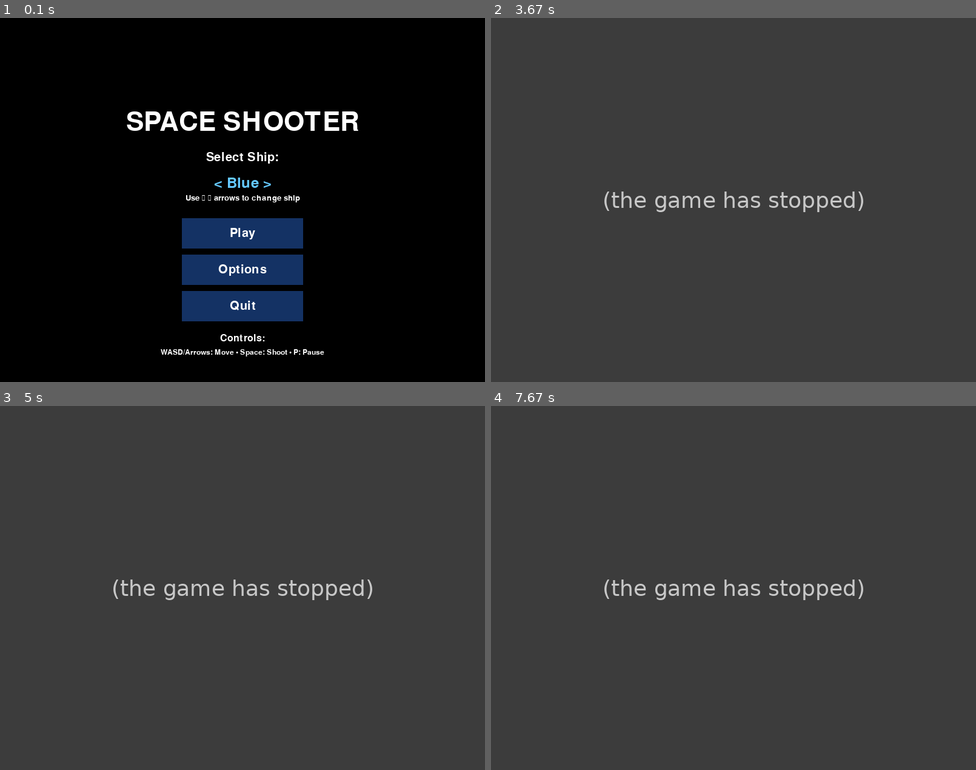
Above: before the commit, frames 1-4 (two rows, left to right).
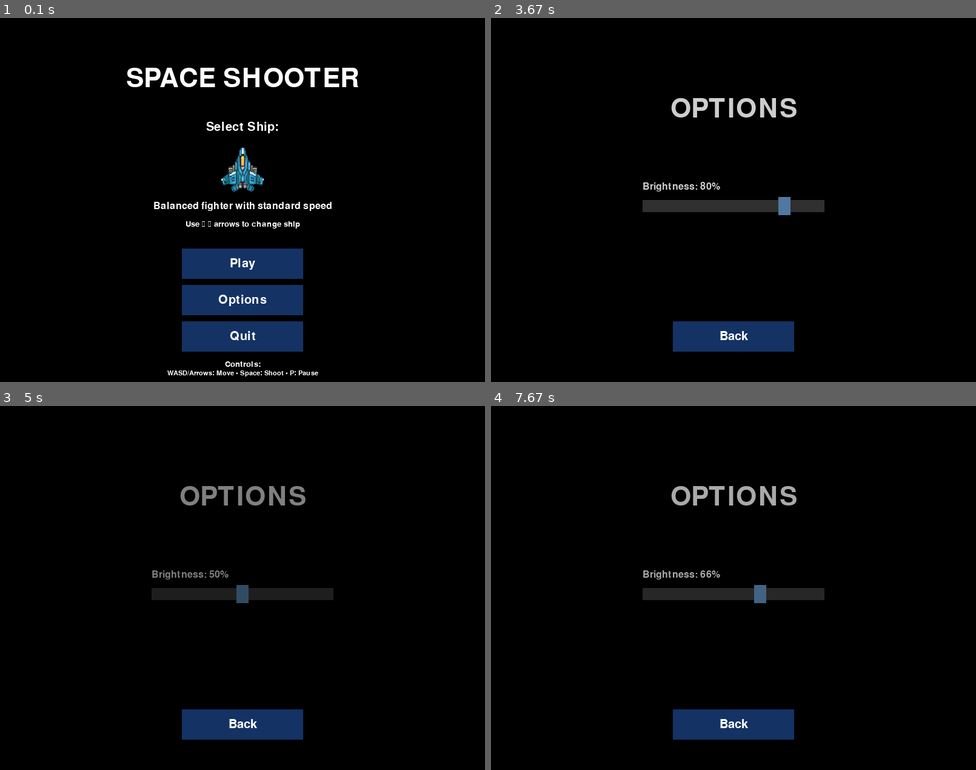
Above: after the commit, the same moments.

Repository: GIGA-IFITS/PyGame_LBE25_Full
Game: pygame game, started from game.py
Two runs of this game, one before a commit and one after it. Both use one fixed random seed, a clock stepped at 60 frames per second and the inputs below.
Inputs (mouse positions are in pixels of both pictures, inside the frame that each line leads up to):
- Up to frame 1 (0.1 s): no input
- Up to frame 2 (3.67 s): click "Play" at 0.38 s; hold Right 0.67-1.13 s; move the mouse to (617, 185) at 0.7 s; hold Up 1.17-1.47 s; tap Space at 1.23, 1.57, 1.87, 2.07, 2.37, 2.63 s; hold Right 1.5-1.97 s; hold Left 2-2.53 s; hold Down 2.57-2.87 s; press the mouse at (621, 247) at 2.93 s; move the mouse to (646, 196) at 3.03 s; release the mouse at (675, 149) at 3.17 s; tap X at 3.23 s; press the mouse at (733, 301) at 3.6 s
- Up to frame 3 (5 s): move the mouse to (334, 653) at 3.7 s; release the mouse at (426, 617) at 3.83 s; press the mouse at (242, 689) at 3.93 s; move the mouse to (164, 598) at 4.03 s; release the mouse at (87, 507) at 4.17 s; press the mouse at (242, 595) at 4.27 s; move the mouse to (184, 653) at 4.37 s; release the mouse at (130, 711) at 4.5 s
- Up to frame 4 (7.67 s): press the mouse at (733, 595) at 7.5 s; move the mouse to (762, 588) at 7.6 s

The runs differ from the first frame. In frame 1, 11% of the frame differs, in the area x 26-74%, y 13-99%; in frame 2, 99%; in frame 3, 100%, in the area x 0-100%, y 0-100%; in frame 4, 99%.
Before the commit the program exited at 3.6 s; later frames show no game.

Commit message:
ini ternyata blom sih

Diff:
--- a/menu.py
+++ b/menu.py
@@ -1,5 +1,6 @@
 import pygame
 import sys
+import os
 
 # -- Constants --
 HEIGHT = 600
@@ -18,11 +19,45 @@
     'brightness': 0.8  # 0.0 to 1.0
 }
 
+# -- Ship Animation Class --
+class ShipDisplay:
+    def __init__(self, ship_animations):
+        self.ship_animations = ship_animations  # List of animation frames per ship
+        self.animation_offset = 0
+        self.animation_speed = 0.08
+        self.animation_direction = 1
+        self.max_offset = 15
+
+        # Frame animation
+        self.frame_index = 0
+        self.frame_timer = 0
+        self.frame_speed = 10  # Frames per second untuk animasi
+
+    def update(self):
+        # Update animasi gerak kanan-kiri
+        self.animation_offset += self.animation_speed * self.animation_direction
+        if self.animation_offset >= self.max_offset or self.animation_offset <= -self.max_offset:
+            self.animation_direction *= -1
+
+        # Update frame animasi
+        self.frame_timer += 1
+        if self.frame_timer >= self.frame_speed:
+            self.frame_timer = 0
+            if len(self.ship_animations) > 0 and len(self.ship_animations[0]) > 0:
+                self.frame_index = (self.frame_index + 1) % len(self.ship_animations[0])
+
+    def draw(self, surface, ship_type, x, y):
+        # Gambar ship dengan offset animasi dan frame animasi
+        if ship_type < len(self.ship_animations) and len(self.ship_animations[ship_type]) > 0:
+            ship_img = self.ship_animations[ship_type][self.frame_index]
+            ship_rect = ship_img.get_rect(center=(x + self.animation_offset, y))
+            surface.blit(ship_img, ship_rect)
+
 # -- Utility Functions --
 def draw_text(surface, text, size, x, y, color=WHITE):
     font = pygame.font.Font(None, size)
     text_surface = font.render(text, True, color)
-    text_rect = text_surface.get_rect(midtop=(x, y))
+    text_rect = text_surface.get_rect(center=(x, y))
     surface.blit(text_surface, text_rect)
 
 def draw_slider(surface, x, y, width, height, value, label):
@@ -53,24 +88,6 @@
     return new_value
 
 def draw_button(surface, text, x, y, width, height):
-    mouse_pos = pygame.mouse.get_pos()
-    click = pygame.mouse.get_pressed()[0]
-
-    rect = pygame.Rect(x, y, width, height)
-    on_button = rect.collidepoint(mouse_pos)
-
-    if on_button:
-        pygame.draw.rect(surface, BUTTON_ACTIVE_COLOR, rect)
-        if click:
-            return True
-    else:
-        pygame.draw.rect(surface, BUTTON_INACTIVE_COLOR, rect)
-
-    font = pygame.font.Font(None, 30)
-    text_surface = font.render(text, True, WHITE)
-    text_rect = text_surface.get_rect(center=rect.center)
-    surface.blit(text_surface, text_rect)
-    return False
     mouse_pos = pygame.mouse.get_pos()
     click = pygame.mouse.get_pressed()[0]
 
@@ -129,8 +146,32 @@
 
 # -- Main Menu Loop --
 def menu_loop(screen, clock):
-    selected_ship = 0  # 0=Blue, 1=Red
+    # Load ship animations (frame 1, 2, 3)
+    assets_folder = "Assets"
+    game_assets_folder = os.path.join(assets_folder, "PixelSpaceRage", "256px")
+
+    ship_animations = []
     ship_names = ['Blue', 'Red']
+    ship_prefixes = ['PlayerBlue_Frame_', 'PlayerRed_Frame_']
+
+    # Load ship animation frames
+    for prefix in ship_prefixes:
+        frames = []
+        for frame_num in ['01', '02', '03']:
+            try:
+                img_path = os.path.join(game_assets_folder, f"{prefix}{frame_num}_png_processed.png")
+                img = pygame.image.load(img_path).convert_alpha()
+                img = pygame.transform.scale(img, (80, 80))  # Scale untuk display
+                frames.append(img)
+            except:
+                # Fallback jika gambar tidak ditemukan
+                fallback_surface = pygame.Surface((80, 80))
+                fallback_surface.fill((100, 100, 100))
+                frames.append(fallback_surface)
+        ship_animations.append(frames)
+
+    selected_ship = 0
+    ship_display = ShipDisplay(ship_animations)
 
     while True:
         clock.tick(60)
@@ -148,22 +189,37 @@
                 elif event.key == pygame.K_RIGHT:
                     selected_ship = (selected_ship + 1) % len(ship_names)
 
+        # Update animasi
+        ship_display.update()
+
         # Drawing
         screen.fill(BLACK)
-        draw_text(screen, "SPACE SHOOTER", 64, WIDTH / 2, HEIGHT / 4)
+        draw_text(screen, "SPACE SHOOTER", 64, WIDTH / 2, HEIGHT / 6)
 
         # Ship selection display
-        draw_text(screen, "Select Ship:", 30, WIDTH / 2, HEIGHT / 2 - 80)
-        draw_text(screen, f"< {ship_names[selected_ship]} >", 36, WIDTH / 2, HEIGHT / 2 - 40, (100, 200, 255))
-        draw_text(screen, "Use ← → arrows to change ship", 20, WIDTH / 2, HEIGHT / 2 - 10)
-
-        play_button = draw_button(screen, "Play", WIDTH / 2 - 100, HEIGHT / 2 + 30, 200, 50)
-        options_button = draw_button(screen, "Options", WIDTH / 2 - 100, HEIGHT / 2 + 90, 200, 50)
-        quit_button = draw_button(screen, "Quit", WIDTH / 2 - 100, HEIGHT / 2 + 150, 200, 50)
-
-        # Controls info - diturunkan ke bawah agar tidak nabrak tombol Quit
-        draw_text(screen, "Controls:", 24, WIDTH / 2, HEIGHT - 80)
-        draw_text(screen, "WASD/Arrows: Move • Space: Shoot • P: Pause", 18, WIDTH / 2, HEIGHT - 55)
+        draw_text(screen, "Select Ship:", 30, WIDTH / 2, HEIGHT / 2 - 120)
+
+        # Draw ship image dengan animasi (tanpa tulisan < Blue > atau < Red >)
+        ship_display.draw(screen, selected_ship, WIDTH / 2, HEIGHT / 2 - 50)
+
+        # Draw ship description
+        descriptions = [
+            "Balanced fighter with standard speed",
+            "Fast fighter with increased speed"
+        ]
+        draw_text(screen, descriptions[selected_ship], 24, WIDTH / 2, HEIGHT / 2 + 10)
+
+        # Draw instruction
+        draw_text(screen, "Use ← → arrows to change ship", 20, WIDTH / 2, HEIGHT / 2 + 40)
+
+        # Buttons
+        play_button = draw_button(screen, "Play", WIDTH / 2 - 100, HEIGHT / 2 + 80, 200, 50)
+        options_button = draw_button(screen, "Options", WIDTH / 2 - 100, HEIGHT / 2 + 140, 200, 50)
+        quit_button = draw_button(screen, "Quit", WIDTH / 2 - 100, HEIGHT / 2 + 200, 200, 50)
+
+        # Controls info
+        draw_text(screen, "Controls:", 20, WIDTH / 2, HEIGHT - 30)
+        draw_text(screen, "WASD/Arrows: Move • Space: Shoot • P: Pause", 16, WIDTH / 2, HEIGHT - 15)
 
         if play_button:
             return ("PLAYING", selected_ship)
